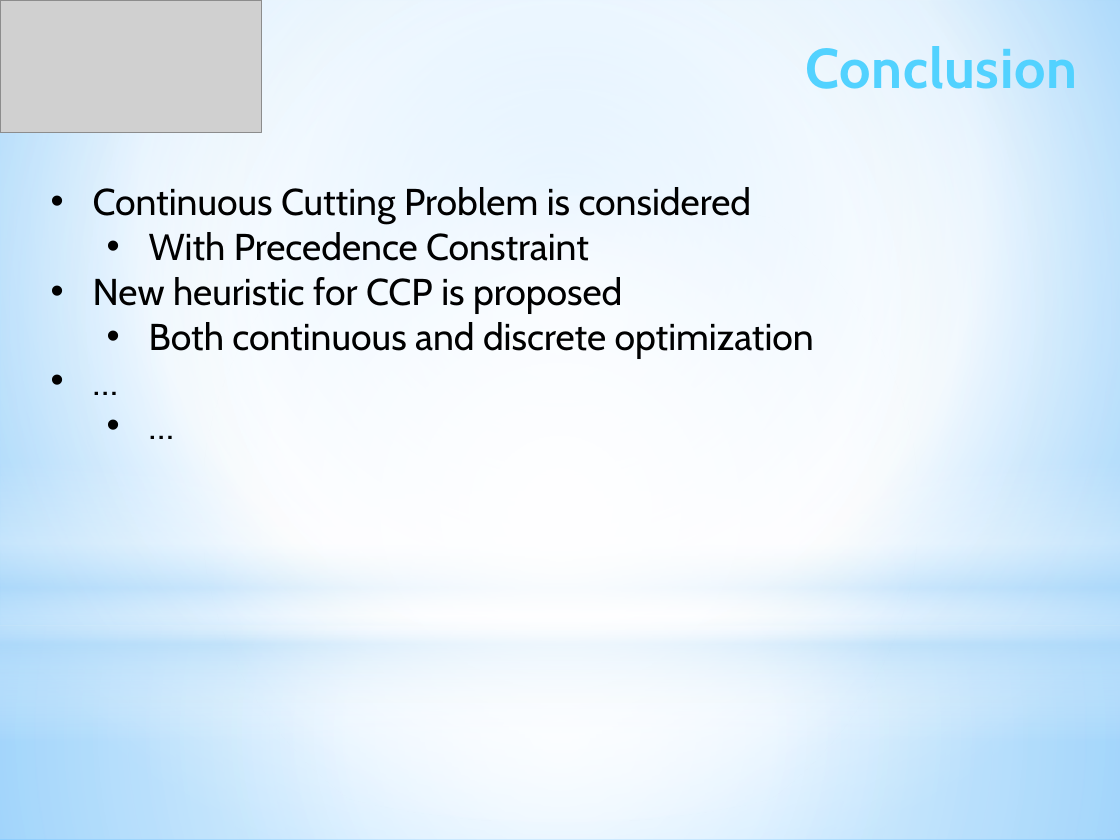
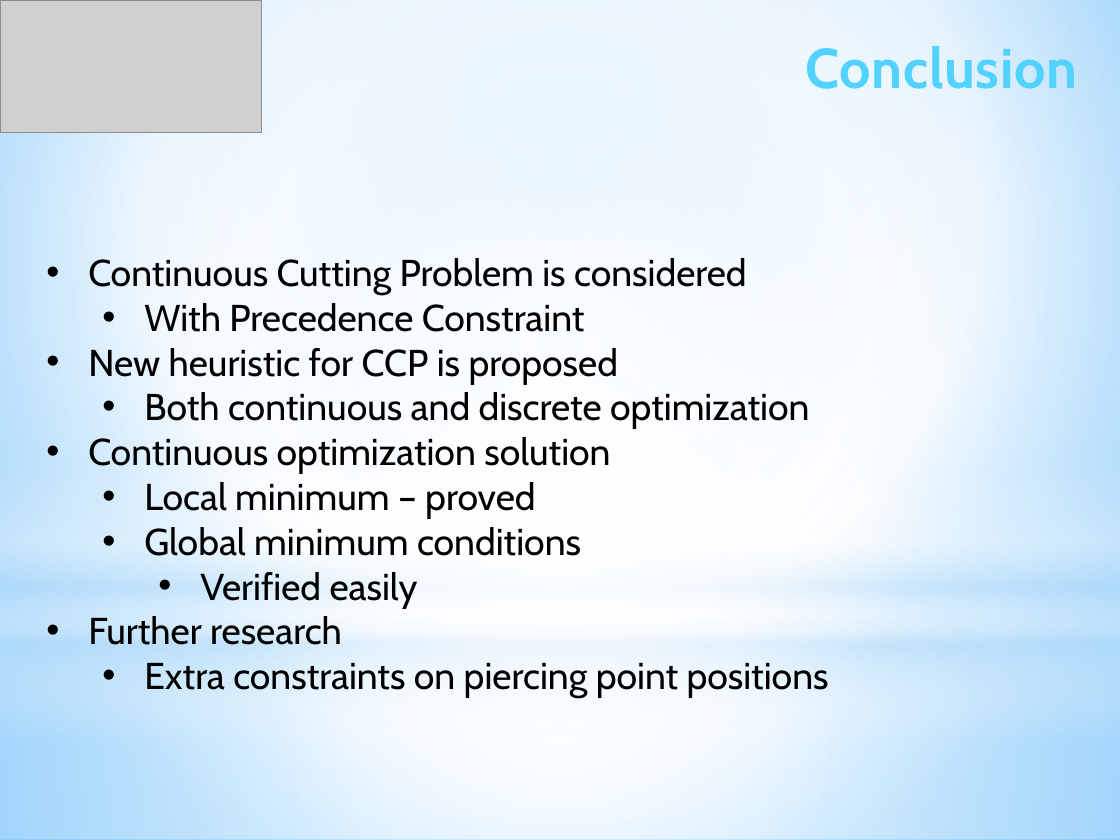
Before and after one commit to ukoloff/LaTeX, a slide deck: slide 19 of motor2019/pptx/Report.pptx. Drawn at 1120x840 pixels with LibreOffice and Linux fonts; fonts in the diff are those of the drawing; grey boxes stand for pictures. Boxes give left, top, right and bottom in pixels: in the first picture for what was removed or moved away, otherwise in the second. Text is boxed around its words. In the diff, an @@ line names an element or a change of style, - is before the commit and + after.

Commit message:
Finish 20 slides

```diff
--- a/motor2019/pptx/Report.pptx
+++ b/motor2019/pptx/Report.pptx
@@ text "Continuous Cutting Problem is considered": place and size @@
-text "Continuous Cutting Problem is considered" at box(93, 187, 814, 358)
+text "Continuous Cutting Problem is considered" at box(88, 258, 829, 698)
@@ text at box(88, 437, 829, 698): text changed @@
-• …
-  • …
+• Continuous optimization solution
+  • Local minimum – proved
+  • Global minimum conditions
+    • Verified easily
+• Further research
+  • Extra constraints on piercing point positions
```
Also in this commit, not shown: 3 other slides changed.
